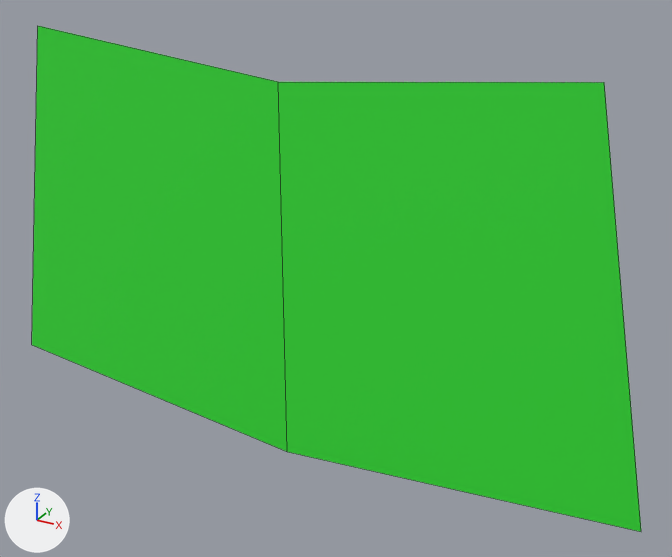
Renders of the FBX model Test_project/Assets/FBX/Penalty_Short1.fbx from each side of a commit.
One viewpoint serves both versions: a camera (50 mm lens) standing at (1.8, -2.84, -5.22) and looking at (0.19, 0.09, -6.69). Arrows for +X, +Y and +Z are at lower left; the lights stay in place. Mesh edges are drawn as thin lines. Where no turn or scale is listed for an object, it has been applied to the vertices.

Script lines for the objects in view, before the commit:
```python
me_cylinder = bpy.data.meshes.new('Cylinder')
me_cylinder.from_pydata([(-1.46, 0.0, -7.36), (0.0, 0.0, -7.5), (1.46, 0.0, -7.36), (-1.15, 0.0, -5.81), (0.0, 0.0, -5.92), (1.15, 0.0, -5.81)], [], [(3, 4, 1, 0), (4, 5, 2, 1)])
me_cylinder.materials.append(mat_penalty1)  # green #36e738
ob_cylinder = bpy.data.objects.new('Cylinder', me_cylinder)
ob_cylinder.location = (0.0, 0.0, 0.0)
```
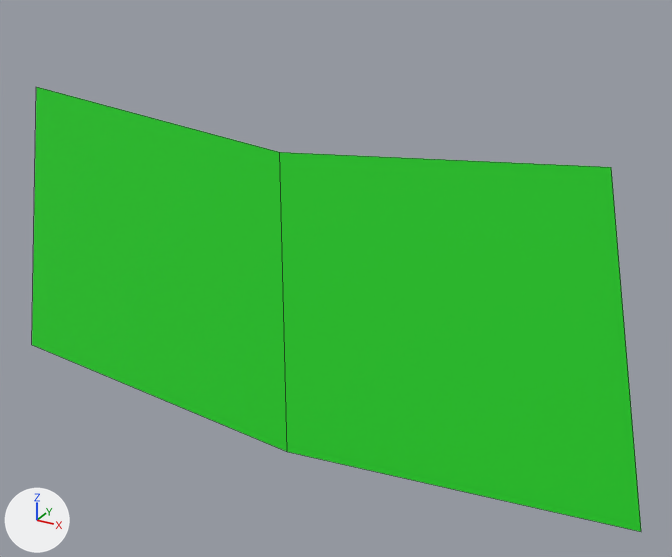
Where the newer file only moved an object's origin or applied its transform, the numbers keep the older frame.

Changed parts and their boxes (x1, y1, x2, y2) in the pictures (672 x 557 px):
'Cylinder', reshaped (12% shorter)
    before: (32, 26, 641, 532)
    after: (32, 87, 641, 532)

Patch to the scene script:
```diff
--- a/Test_project/Assets/FBX/Penalty_Short1.fbx.py
+++ b/Test_project/Assets/FBX/Penalty_Short1.fbx.py
@@ me_cylinder @@
 me_cylinder.from_pydata(...)  # 6 vertices, 2 faces; spans x -1.46..1.46, y 0.0, z -7.5..-5.81
 # used by ob_cylinder; location = (0.0, 0.0, 0.0)
-me_cylinder.vertices[3].co = (-1.15, 0.0, -5.81)  # pixel (37, 25)
-me_cylinder.vertices[4].co = (0.0, 0.0, -5.92)  # pixel (278, 81)
-me_cylinder.vertices[5].co = (1.15, 0.0, -5.81)  # pixel (604, 82)
+# me_cylinder part 1
+me_cylinder.vertices[3].co = (-1.21, 0.0, -6.06)  # pixel (36, 86)
+me_cylinder.vertices[4].co = (0.0, 0.0, -6.18)  # pixel (279, 152)
+me_cylinder.vertices[5].co = (1.21, 0.0, -6.06)  # pixel (611, 167)
 me_cylinder.materials.append(mat_penalty1)
```
